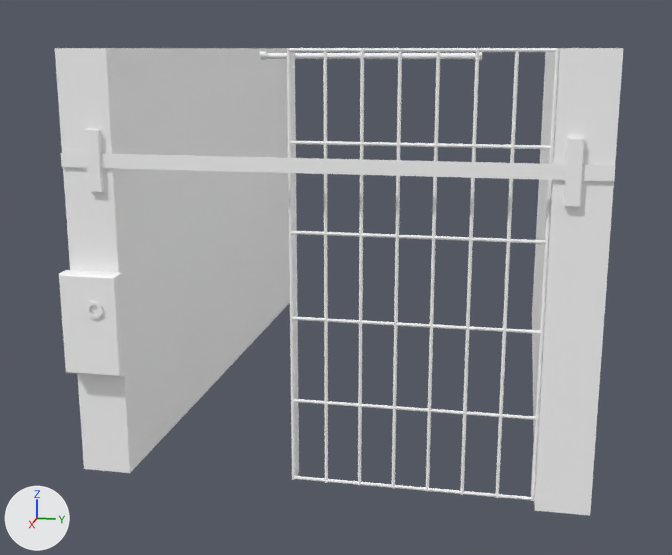
Renders of the FBX model Assets/SariaAsset/Model/BG/mesh_cell_base.fbx from each side of a commit.
One viewpoint serves both versions: a 50 mm camera at (-1.14, -0.45, 2.5) aimed at (-7.79, -1.78, 0.84). The lights are fixed; the arrows at lower left show +X, +Y and +Z. Where no turn or scale is listed for an object, it has been applied to the vertices. Vertices at the same position are counted once.

The older version as bpy lines, for what is in view:
```python
me_mesh = bpy.data.meshes.new('Mesh')
me_mesh.from_pydata(...)  # 374 vertices, 427 faces; spans x -4.0..0.11, y -3.02..0.0, z 0.0..2.5
me_mesh.materials.append(mat_mat_cellroom)  # white #ffffff
ob_cell_base = bpy.data.objects.new('cell_base', me_mesh)
ob_cell_base.location = (-6.0, 0.0, 0.0)
```
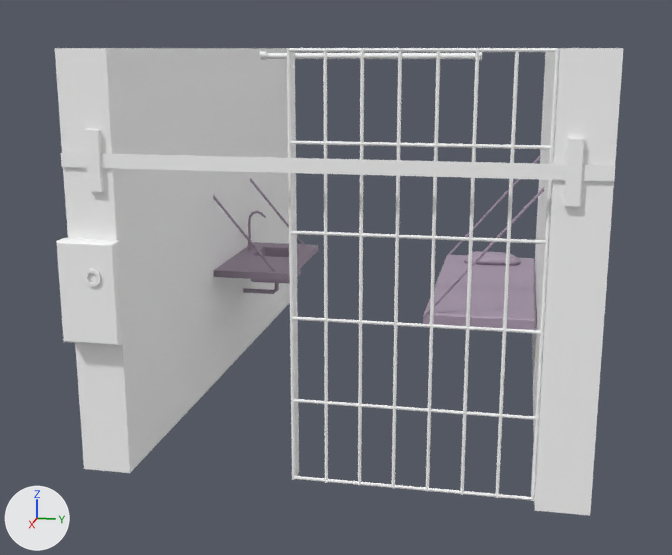
The newer file is also turned or shifted as a whole; pictures and numbers use the older file's frame.

The change, as a diff of the scene's bpy script:
```diff
--- a/Assets/SariaAsset/Model/BG/mesh_cell_base.fbx.py
+++ b/Assets/SariaAsset/Model/BG/mesh_cell_base.fbx.py
@@ mat_tex_cell_inner @@
+mat_tex_cell_inner = principled_material('tex_cell_inner')
+mat_tex_cell_inner.base_color = (0.395, 0.314, 0.411)  # grey #a998ac
@@ me_mesh @@
 me_mesh.from_pydata(...)  # 374 vertices, 427 faces; spans x -4.0..0.11, y -3.02..0.0, z 0.0..2.5
 # used by ob_cell_base; location = (-6.0, 0.0, 0.0)
+# me_mesh part 1: the loose piece of 12 vertices spanning x 0.0..0.1, y -3.02..-2.67, z 0.65..1.25 is moved by (0.0, 0.0, 0.19)
+# me_mesh part 2: the loose piece of 64 vertices spanning x 0.1..0.11, y -2.86..-2.76, z 1.0..1.1 is moved by (0.0, 0.0, 0.19)
 me_mesh.materials.append(mat_mat_cellroom)
@@ me_mesh_003 @@
+me_mesh_003.from_pydata(...)  # 284 vertices, 280 faces; spans x -1.06..1.06, y -1.23..1.23, z -0.54..0.54
+me_mesh_003.materials.append(mat_tex_cell_inner)  # grey #a998ac
@@ ob_cell_inner @@
+ob_cell_inner = bpy.data.objects.new('cell_inner', me_mesh_003)
+ob_cell_inner.location = (-8.721, -1.496, 1.052)
```

Changed parts and their boxes [x1, y1, x2, y2] in the pictures (672 x 555 px; the box of a moved part takes in the faces that stretch with it):
'cell_inner', added: after [213, 154, 544, 330]
part 1 of me_mesh, moved or reshaped: before [59, 270, 128, 377]; after [56, 238, 126, 346]
part 2 of me_mesh, moved or reshaped: before [86, 301, 103, 319]; after [84, 269, 101, 287]
